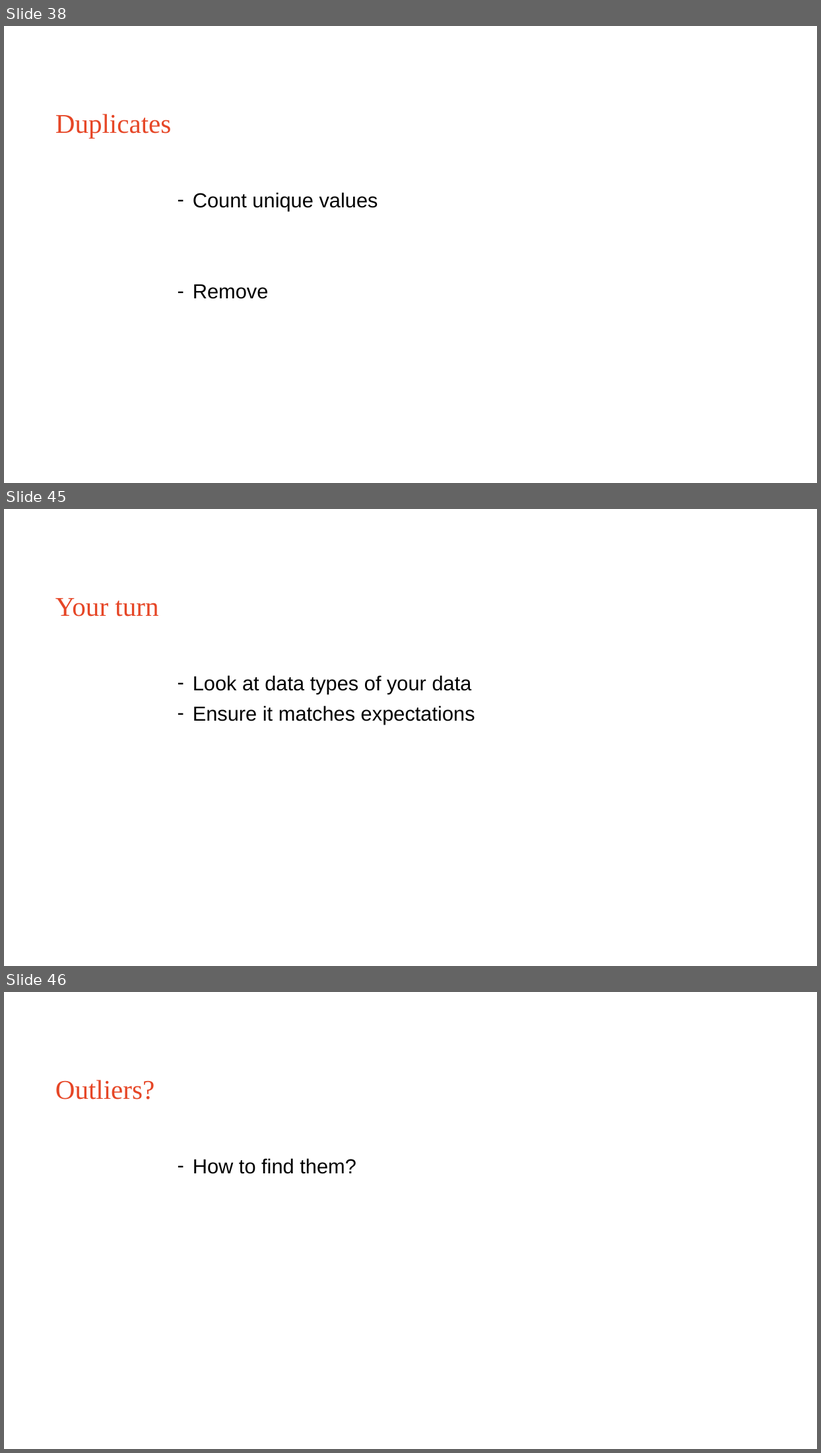
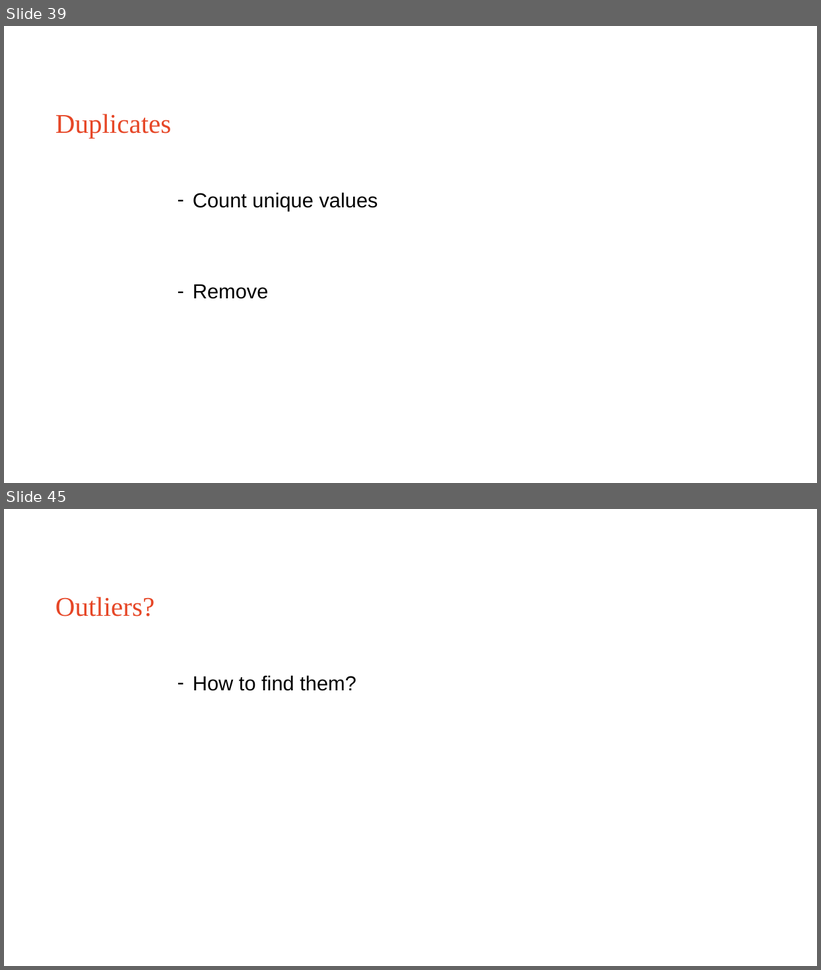
Before and after one commit to Sydney-Informatics-Hub/EDAinR, a slide deck: eda_r.pptx. Shown one above the other, each under a label of ours: slides 38, 45 and 46 before the commit, slides 39 and 45 after it; the slides between them are not shown. The pictures are 821x1453 and 821x970 pixels, drawn with LibreOffice and Linux fonts; fonts in the diff are those of the drawing. Boxes give left, top, right and bottom in pixels: in the first picture for what was removed or moved away, otherwise in the second. Text is boxed around its words. In the diff, an @@ line names an element or a change of style, - is before the commit and + after.

```diff
--- a/eda_r.pptx
+++ b/eda_r.pptx
@@ slide 45 removed at (4,509,817,966), background #FFFFFF @@
@@ title removed at (55,598,158,617) @@
-Your turn
@@ text removed at (193,675,475,724) @@
-– Look at data types of your data
-– Ensure it matches expectations
@@ what was slide 38 is now slide 39 @@
@@ what was slide 46 is now slide 45 @@
```
Also in this commit, not shown: 7 slides changed, 3 slides added, 3 other slides removed.
